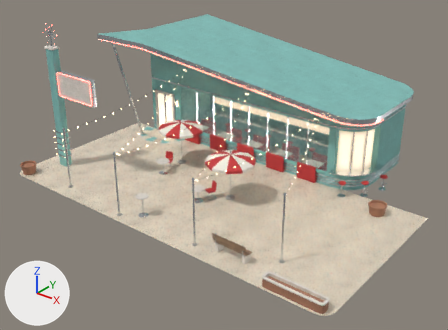
The glTF model public/assets/buildings/plot_diner.gltf, before and after one commit.
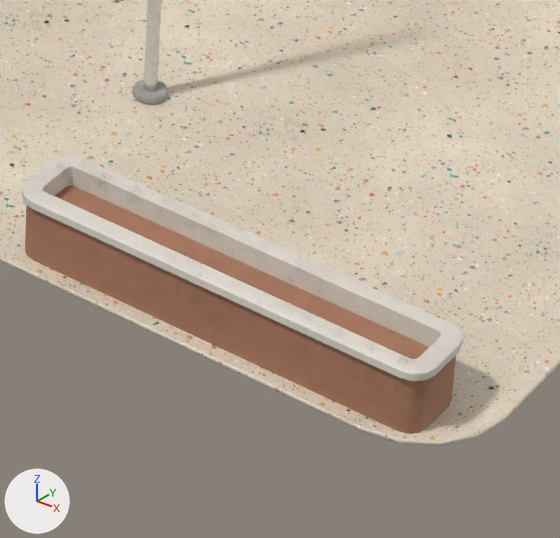
The first picture shows the older version from a camera (50 mm lens) standing at (18.0, -23.5, 15.1) and looking at (0.1, -1.1, 1.2). The close-ups show the older and then the newer version on the part from 58% to 77% of the width and 75% to 100% of the height of that picture. Only the edits that show in the close-ups are written down. Arrows for +X, +Y and +Z are at lower left; the lights stay in place. Where no turn or scale is listed for an object, it has been applied to the vertices. Vertices at exactly the same position are counted once.

Before the edit, the objects in view are built like this:
```python
me_plot_diner_mesh = bpy.data.meshes.new('plot_diner_mesh')
me_plot_diner_mesh.from_pydata(...)  # 10298 vertices, 18023 faces; spans x -9.7..9.7, y -7.0..8.0, z 0.0..7.9
me_plot_diner_mesh.materials.append(mat_stucco)
me_plot_diner_mesh.materials.append(mat_glass)  # greyish cyan #9fc3c4
me_plot_diner_mesh.materials.append(mat_metal)  # light grey #d9dcdf
me_plot_diner_mesh.materials.append(mat_interior)
me_plot_diner_mesh.materials.append(mat_trim)
me_plot_diner_mesh.materials.append(mat_terrazzo)
me_plot_diner_mesh.materials.append(mat_awning)
me_plot_diner_mesh.materials.append(mat_neon_accent)  # pale pink #ffe4e3, glowing red #ff5e4d
me_plot_diner_mesh.materials.append(mat_concrete)
me_plot_diner_mesh.materials.append(mat_wood)
me_plot_diner_mesh.materials.append(mat_planter)
me_plot_diner_mesh.materials.append(mat_bulb)  # pale yellow #fff3e2, glowing beige #ffd9a6
ob_plot_diner_mesh = bpy.data.objects.new('plot_diner_mesh', me_plot_diner_mesh)
ob_plot_diner_mesh.location = (0.0, 0.0, 0.0)
```
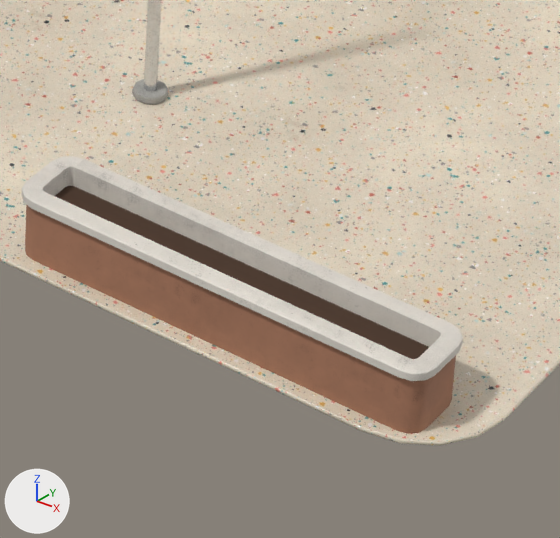
Pixel boxes [x1, y1, x2, y2] of what changed, in the close-ups (560 x 538 px):
part 1 of me_plot_diner_mesh, recoloured: [55, 186, 429, 359] in both

Edits to the bpy script that builds the scene:
```text
Add mat_soil:
    mat_soil = principled_material('soil')
    mat_soil.base_color = (0.0704, 0.0356, 0.0203)  # brown #4b3527
    mat_soil.roughness = 0.97
Change me_plot_diner_mesh:
    used by ob_plot_diner_mesh; location = (0.0, 0.0, 0.0)
    remove me_plot_diner_mesh.from_pydata(...)  # 10298 vertices, 18023 faces; spans x -9.7..9.7, y -7.0..8.0, z 0.0..7.9
    add me_plot_diner_mesh.from_pydata(...)  # 10100 vertices, 18087 faces; spans x -9.7..9.7, y -7.0..8.0, z 0.0..7.9
    me_plot_diner_mesh part 1: 14 faces spanning x 6.7..9.3, y -6.8..-6.5, z 0.4 switch from mat_planter to mat_soil (brown #4b3527)
    edits to the shape of me_plot_diner_mesh do not show in these pictures
```
